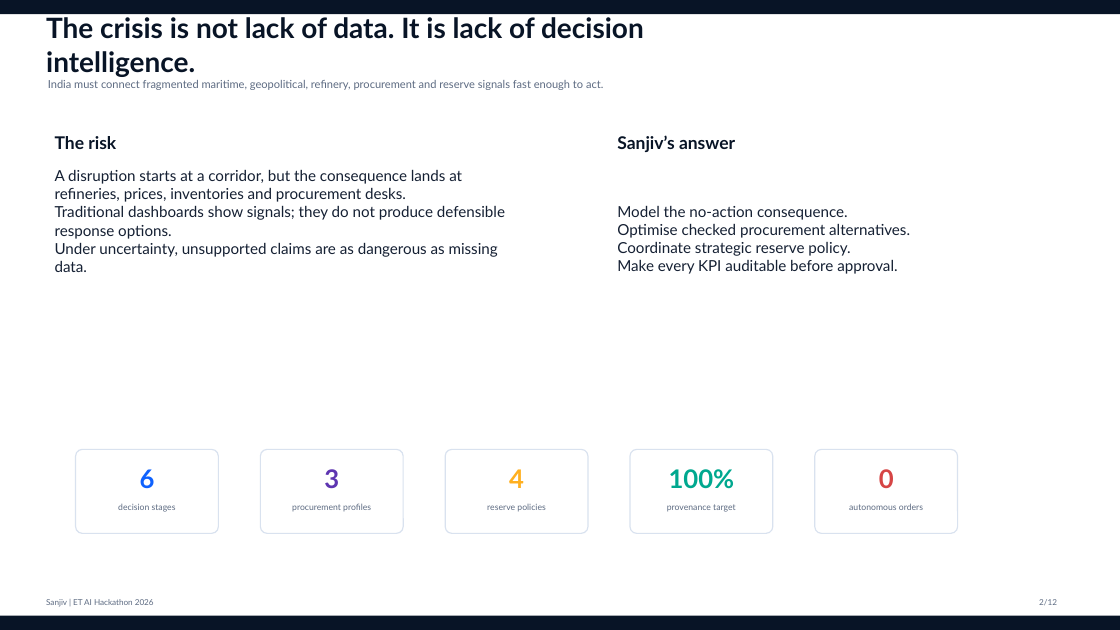
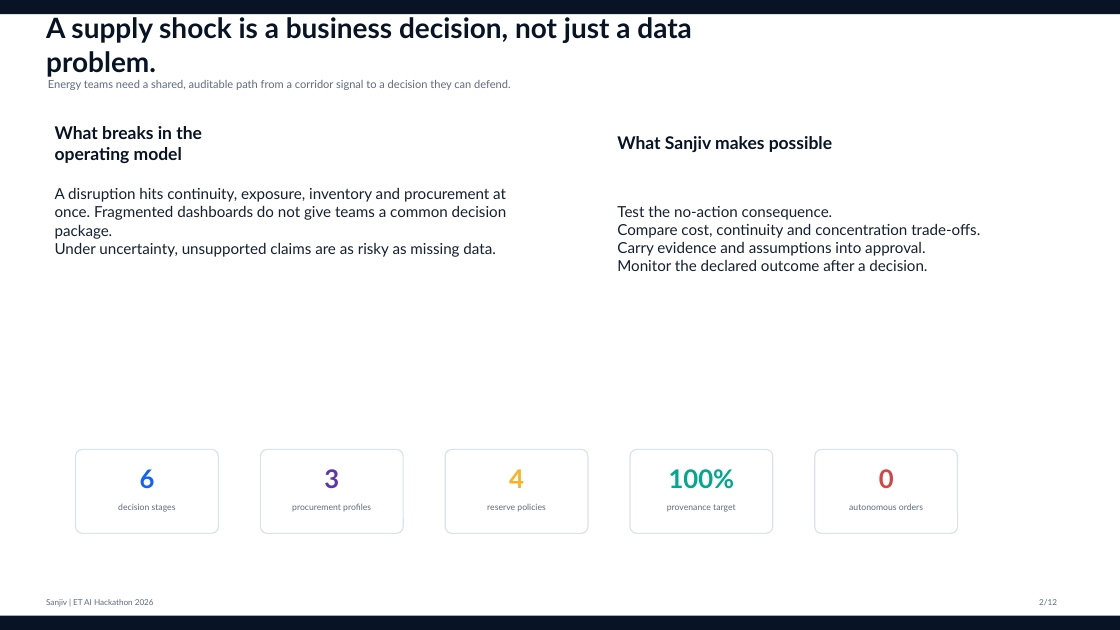
Before and after one commit to vivekyarra/Sanjiv, a slide deck: slide 2 of submission/Sanjiv_ET_AI_Hackathon_Pitch_Deck_Final.pptx. Drawn at 1120x630 pixels with LibreOffice and Linux fonts; fonts in the diff are those of the drawing. Boxes give left, top, right and bottom in pixels: in the first picture for what was removed or moved away, otherwise in the second. Text is boxed around its words. In the diff, an @@ line names an element or a change of style, - is before the commit and + after.

Commit message:
docs: align submission with demo and business case

```diff
--- a/submission/Sanjiv_ET_AI_Hackathon_Pitch_Deck_Final.pptx
+++ b/submission/Sanjiv_ET_AI_Hackathon_Pitch_Deck_Final.pptx
@@ text at (46,17,692,77): text changed @@
-The crisis is not lack of data. It is lack of decision intelligence.
+A supply shock is a business decision, not just a data problem.
@@ text at (48,80,510,90): text changed @@
-India must connect fragmented maritime, geopolitical, refinery, procurement and reserve signals fast enough to act.
+Energy teams need a shared, auditable path from a corridor signal to a decision they can defend.
@@ text at (55,126,202,163): text changed @@
-The risk
+What breaks in the operating model
@@ text at (617,136,832,152): text changed @@
-Sanjiv’s answer
+What Sanjiv makes possible
@@ text at (55,188,507,257): text changed @@
-A disruption starts at a corridor, but the consequence lands at refineries, prices, inventories and procurement desks.
-Traditional dashboards show signals; they do not produce defensible response options.
-Under uncertainty, unsupported claims are as dangerous as missing data.
+A disruption hits continuity, exposure, inventory and procurement at once. Fragmented dashboards do not give teams a common decision package.
+Under uncertainty, unsupported claims are as risky as missing data.
@@ text at (617,205,980,271): text changed @@
-Model the no-action consequence.
-Optimise checked procurement alternatives.
-Coordinate strategic reserve policy.
-Make every KPI auditable before approval.
+Test the no-action consequence.
+Compare cost, continuity and concentration trade-offs.
+Carry evidence and assumptions into approval.
+Monitor the declared outcome after a decision.
```
Also in this commit, not shown: 3 other slides changed, 5 other files.
